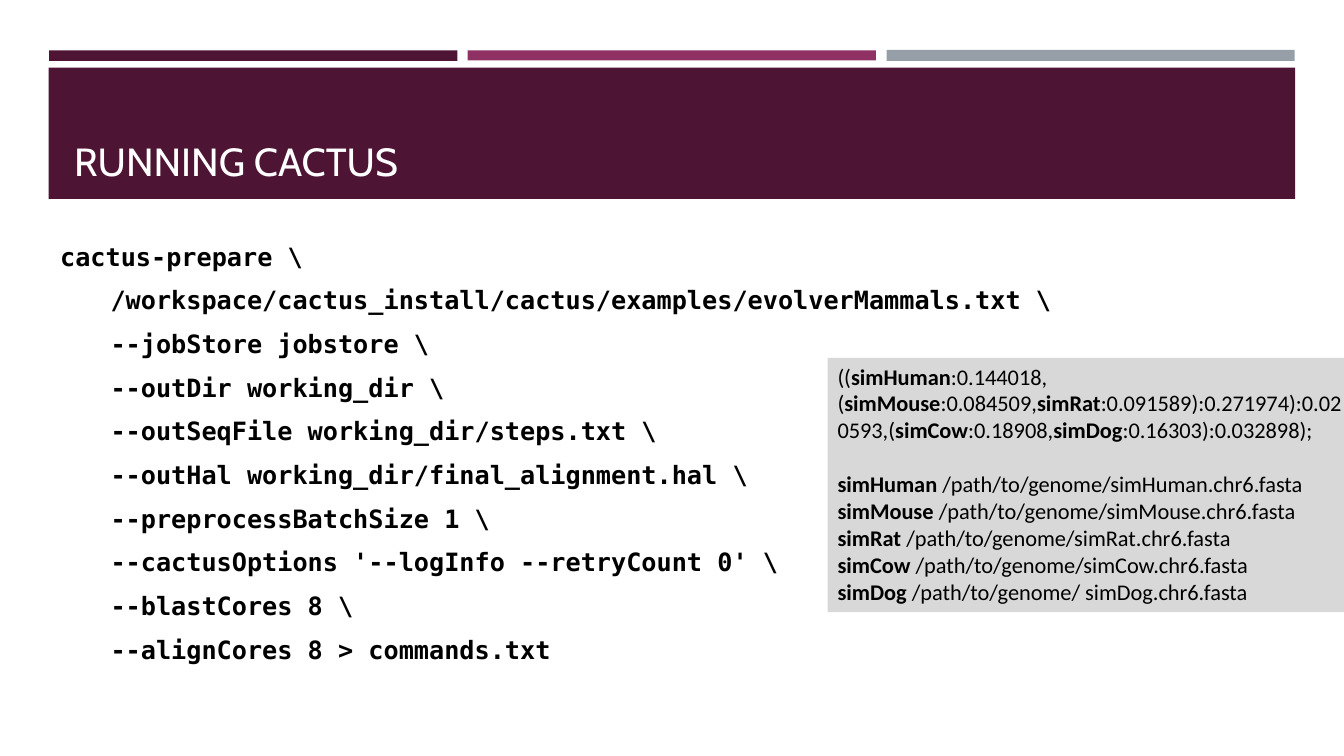
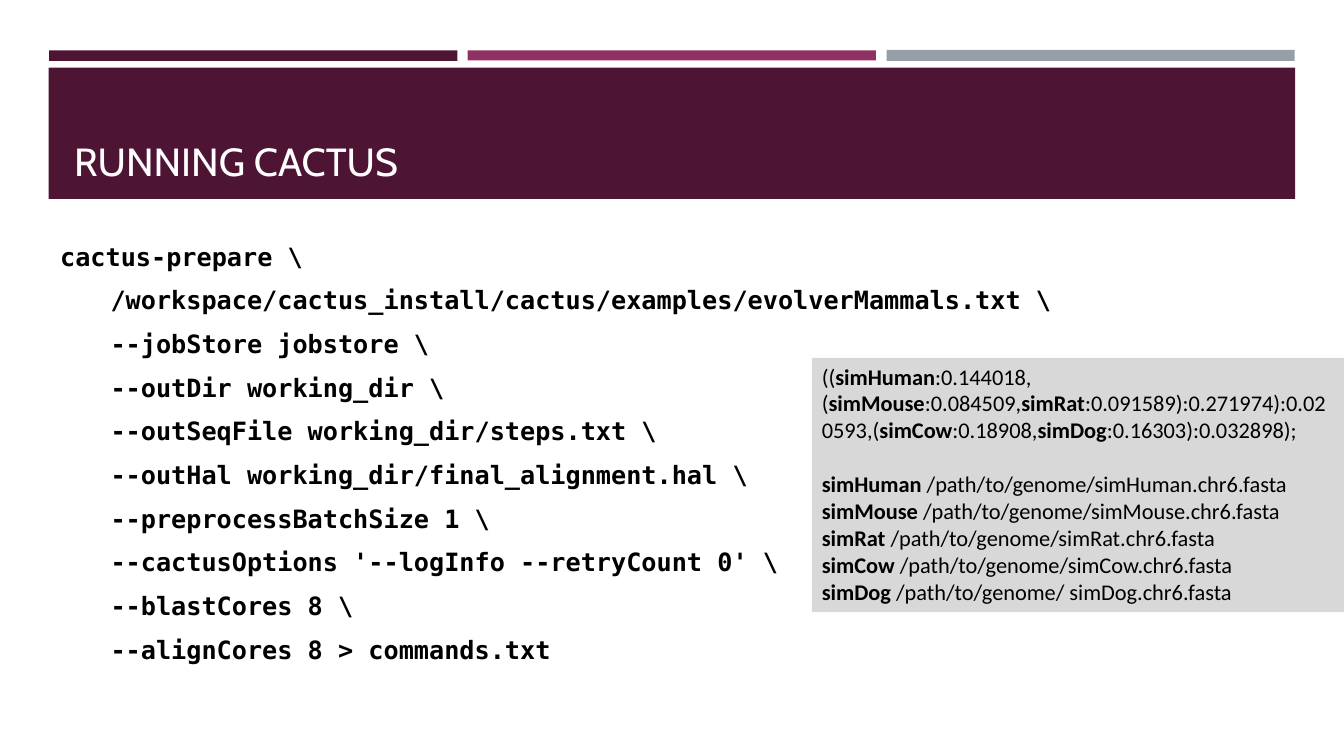
Before and after one commit to BGAcademy23/cactus, a slide deck: slide 12 of docs/aligning_whole_genomes_with_cactus.pptx (slide 13 before the commit). Drawn at 1344x756 pixels with LibreOffice and Linux fonts; fonts in the diff are those of the drawing. Boxes give left, top, right and bottom in pixels: in the first picture for what was removed or moved away, otherwise in the second. Text is boxed around its words. In the diff, an @@ line names an element or a change of style, - is before the commit and + after.

```diff
--- a/docs/aligning_whole_genomes_with_cactus.pptx
+++ b/docs/aligning_whole_genomes_with_cactus.pptx
@@ rectangle "((simHuman:0.144018,(simMouse:0.084509,simRat:0.091589):0.27 ...": place and size @@
-rectangle "((simHuman:0.144018,(simMouse:0.084509,simRat:0.091589):0.27 ..." at box(828, 358, 1344, 612)
+rectangle "((simHuman:0.144018,(simMouse:0.084509,simRat:0.091589):0.27 ..." at box(812, 358, 1344, 612)
```
Also in this commit, not shown: 2 other slides changed, 2 slides added.
